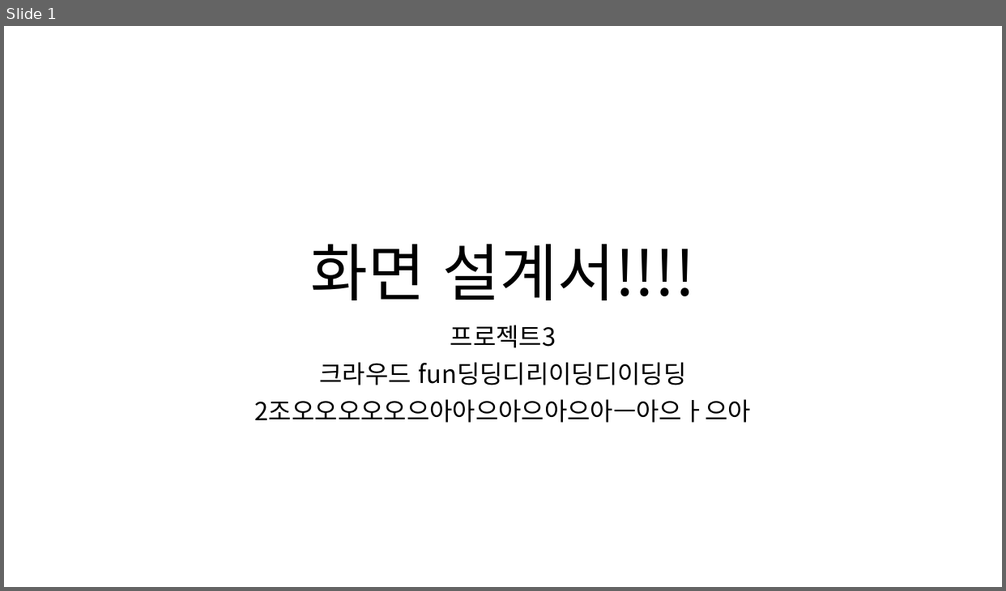
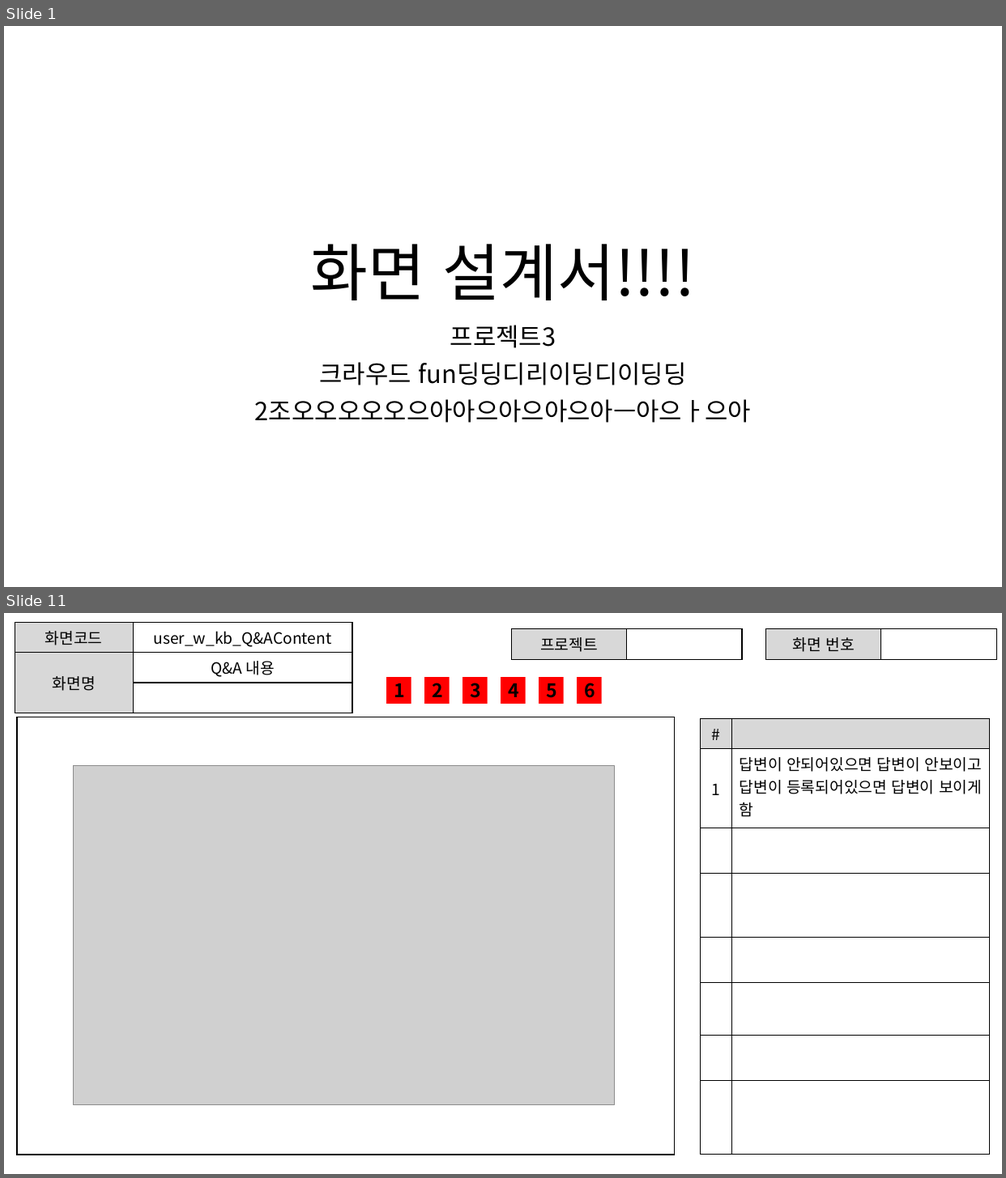
Before and after one commit to ezenteam2/EzenCrowdFunding, a slide deck: project03 화면설계서/0221 발표용 project03 - 화면 설계서 - 기범.pptx. Shown one above the other, each under a label of ours: slide 1 before the commit, slides 1 and 11 after it; the slides between them are not shown. The pictures are 1006x591 and 1006x1178 pixels, drawn with LibreOffice and Linux fonts; fonts in the diff are those of the drawing; grey boxes stand for pictures. Boxes give left, top, right and bottom in pixels: in the first picture for what was removed or moved away, otherwise in the second. Text is boxed around its words. In the diff, an @@ line names an element or a change of style, - is before the commit and + after.

```diff
--- a/project03 화면설계서/0221 발표용 project03 - 화면 설계서 - 기범.pptx
+++ b/project03 화면설계서/0221 발표용 project03 - 화면 설계서 - 기범.pptx
@@ slide 11 added at (4, 613, 1002, 1174), background #FFFFFF @@
@@ table added at (15, 623, 352, 701), 3 rows, 2 columns @@
+화면코드 | user_w_kb_Q&AContent
+화면명 | Q&A 내용
+ | 
@@ table added at (512, 629, 742, 656), 1 rows, 2 columns @@
+프로젝트 | 
@@ table added at (766, 629, 997, 656), 1 rows, 2 columns @@
+화면 번호 | 
@@ rectangle added at (386, 677, 411, 704), fill #FF0000, 18 pt, text #000000, bold @@
+1
@@ rectangle added at (424, 677, 450, 704), fill #FF0000, 18 pt, text #000000, bold @@
+2
@@ rectangle added at (463, 677, 488, 704), fill #FF0000, 18 pt, text #000000, bold @@
+3
@@ rectangle added at (501, 677, 526, 704), fill #FF0000, 18 pt, text #000000, bold @@
+4
@@ rectangle added at (539, 677, 563, 704), fill #FF0000, 18 pt, text #000000, bold @@
+5
@@ rectangle added at (577, 677, 602, 704), fill #FF0000, 18 pt, text #000000, bold @@
+6
@@ rectangle added at (17, 717, 674, 1155), fill #FFFFFF, outline #000000 1 pt @@
@@ table added at (701, 718, 990, 1153), 8 rows, 2 columns @@
+# | 
+1 | 답변이 안되어있으면 답변이 안보이고 답변이 등록되어있으면 답변이 보이게 함
+ | 
+ | 
+ | 
+ | 
+ | 
+ | 
@@ picture added at (73, 766, 614, 1105) @@
```
Also in this commit, not shown: 23 other slides added.
